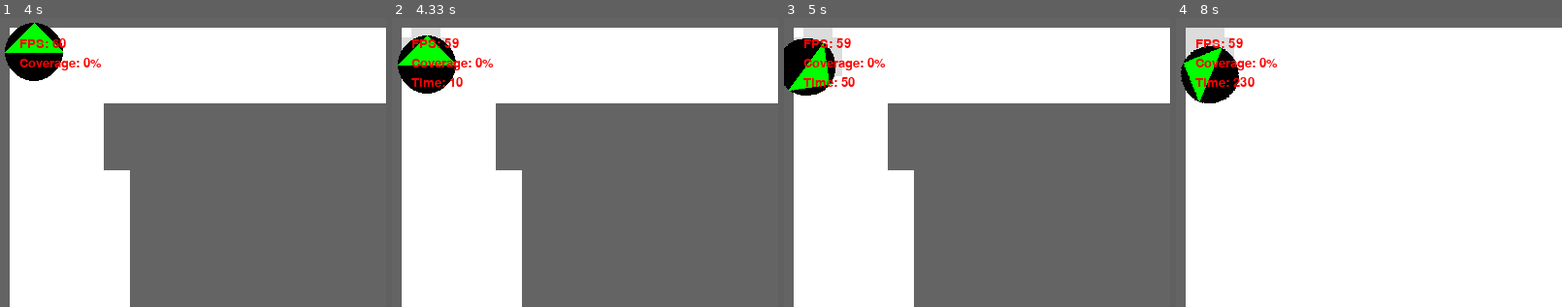
Above: before the commit, frames 1-4 (left to right).
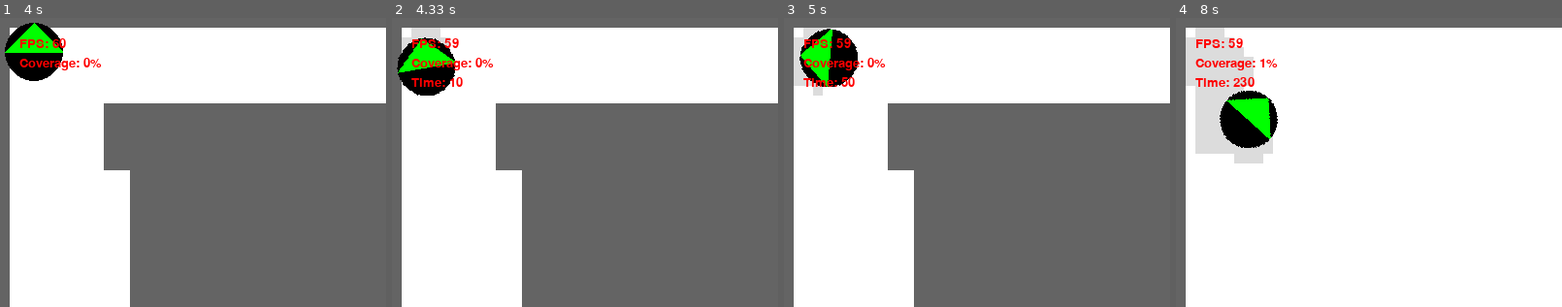
Above: after the commit, the same moments.

Repository: StatueFungus/VacuumCleanerSim
Game: pygame game, started from VacuumCleanerSim.py
The game is run twice, just before and just after one commit, with the same random seed, the same clock (stepped at 60 frames per second) and the same inputs.
Inputs (mouse positions are % of the whole screen's width and height, from its top left):
- Up to frame 1 (4 s): hold R 0.33-0.8 s; press the mouse at (17, 15) at 0.87 s; move the mouse to (48, 36) at 0.97 s; release the mouse at (79, 58) at 1.1 s; tap C at 1.17 s; press the mouse at (17, 15) at 1.53 s; move the mouse to (32, 51) at 1.63 s; release the mouse at (48, 87) at 1.77 s; press the mouse at (17, 15) at 1.87 s; move the mouse to (45, 20) at 1.97 s; release the mouse at (73, 26) at 2.1 s; press the mouse at (17, 15) at 2.2 s; move the mouse to (15, 20) at 2.3 s; release the mouse at (13, 26) at 2.43 s; press the mouse at (17, 15) at 3.03 s; move the mouse to (51, 47) at 3.13 s; release the mouse at (85, 80) at 3.27 s
- Up to frame 2 (4.33 s): tap M at 4.17 s
- Up to frame 3 (5 s): no input
- Up to frame 4 (8 s): tap C at 5.5 s
The pictures show only the part of the screen within x 0-50%, y 0-50%; the shares and areas given below are measured in that part.

Frame 1 is identical in both runs. In frame 2, 0.5% of the frame differs, in the area x 1-17%, y 6-27%; in frame 3, 2.5%; in frame 4, 7.0%, in the area x 1-27%, y 3-51%.

Commit message:
implements default environment feature

Diff:
--- a/RoomEnvironment.py
+++ b/RoomEnvironment.py
@@ -11,7 +11,7 @@
 
 
 class RoomEnvironment:
-    def __init__(self, width: int, height: int, tile_size: int):
+    def __init__(self, width: int, height: int, tile_size: int, obstacles=None, robot=None):
         self.obstacles = []
         self.walls = []
         self.tiles = []
@@ -23,6 +23,12 @@
 
         self.initialize_tiles()
         self.initialize_walls()
+
+        if obstacles is not None:
+            self.initialize_default_obstacles(obstacles)
+
+        if robot is not None:
+            self.initialize_default_robot(robot)
 
     def update(self, events):
         new_events = []
@@ -156,3 +162,10 @@
             uncovered_tiles = list(filter(lambda t: t.state == TileState.UNCOVERED, col))
             count = count + len(uncovered_tiles)
         return count
+
+    def initialize_default_obstacles(self, obstacles):
+        for obstacle in obstacles:
+            self._add_obstacle(Obstacle(obstacle[0],obstacle[1],obstacle[2],obstacle[3], DARK_GREY))
+
+    def initialize_default_robot(self, robot):
+        self.robot = Robot(robot[0], robot[1], robot[2])
--- a/VacuumCleanerSim.py
+++ b/VacuumCleanerSim.py
@@ -1,6 +1,5 @@
 import pygame
 import sys
-import logging
 
 from pygame.locals import *
 
@@ -23,10 +22,12 @@
         tile_size = env_conf["tile_size"]
 
         self.clock = pygame.time.Clock()
-        self.environment = RoomEnvironment(env_conf["width"], env_conf["height"], tile_size)
+        default_obstacles, default_robot = self.get_default_environment()
+        self.environment = RoomEnvironment(env_conf["width"], env_conf["height"], tile_size, default_obstacles, default_robot)
         self.visualizer = Visualizer(self.environment, self.clock)
-        # self.algorithm = RandomBounceWalkAlgorithm()
-        self.algorithm = SpiralWalkAlgorithm()
+        self.algorithms = {"random": RandomBounceWalkAlgorithm(), "spiral": SpiralWalkAlgorithm()}
+
+        self.algorithm = self.algorithms[self.get_algorithm_name()]
 
     def start_simulation(self):
         log.info("Start simulation")
@@ -76,6 +77,21 @@
             elif event.type == KEYDOWN and event.key == K_ESCAPE:
                 sys.exit()
 
+    def get_algorithm_name(self):
+        if len(sys.argv) > 1:
+            return sys.argv[1]
+        else:
+            return conf["simulation"]["default_algorithm"]
+
+    def get_default_environment(self):
+        if len(sys.argv) > 2:
+            default_index = sys.argv[2]
+            default_conf = conf["environment"]["defaults"]
+            if default_index in default_conf:
+                return default_conf[default_index].get("obstacles", None), default_conf[default_index].get("robot", None)
+
+        return None, None
+
 
 if __name__ == '__main__':
     VacuumCleanerSim().start_simulation()
--- a/Visualizer.py
+++ b/Visualizer.py
@@ -31,14 +31,16 @@
 
         self.tile_group = pygame.sprite.Group()
 
-        self.robot = None
-        self.robot_group = pygame.sprite.Group()
-
         self.wall_group = pygame.sprite.Group()
         self.wall_group.add(env.walls)
 
         self.obstacle_group = pygame.sprite.Group()
         self.obstacle_group.add(env.obstacles)
+
+        self.robot = env.robot
+        self.robot_group = pygame.sprite.Group()
+        if self.robot is not None:
+            self.robot_group.add(self.robot)
 
         # --- used for statistic --
         self.tile_count = 0
@@ -75,7 +77,7 @@
     def handle_pygame_events(self, events):
         for event in events:
             if event.type == pygame.KEYDOWN:
-                if event.key == pygame.K_r:
+                if event.key == pygame.K_r and self.robot is None:
                     x, y = pygame.mouse.get_pos()
                     radius = conf["robot"]["radius"]
                     self.temp_robot = (x, y, radius)
--- a/conf/config.json
+++ b/conf/config.json
@@ -2,7 +2,11 @@
   "environment": {
     "tile_size": 10,
     "width": 800,
-    "height": 600
+    "height": 600,
+    "defaults": {
+      "1": { "obstacles": [[488, 10, 302, 318], [10, 327, 209, 263]], "robot": [703, 516, 30] },
+      "2": { "obstacles": [[361, 10, 76, 462]], "robot": [694, 501, 30] }
+    }
   },
   "robot":{
     "radius": 30,
@@ -10,7 +14,8 @@
     "rss": 5
   },
   "simulation": {
-    "fps": 60
+    "fps": 60,
+    "default_algorithm": "random"
   },
   "debug": {
     "draw_fps": true,
